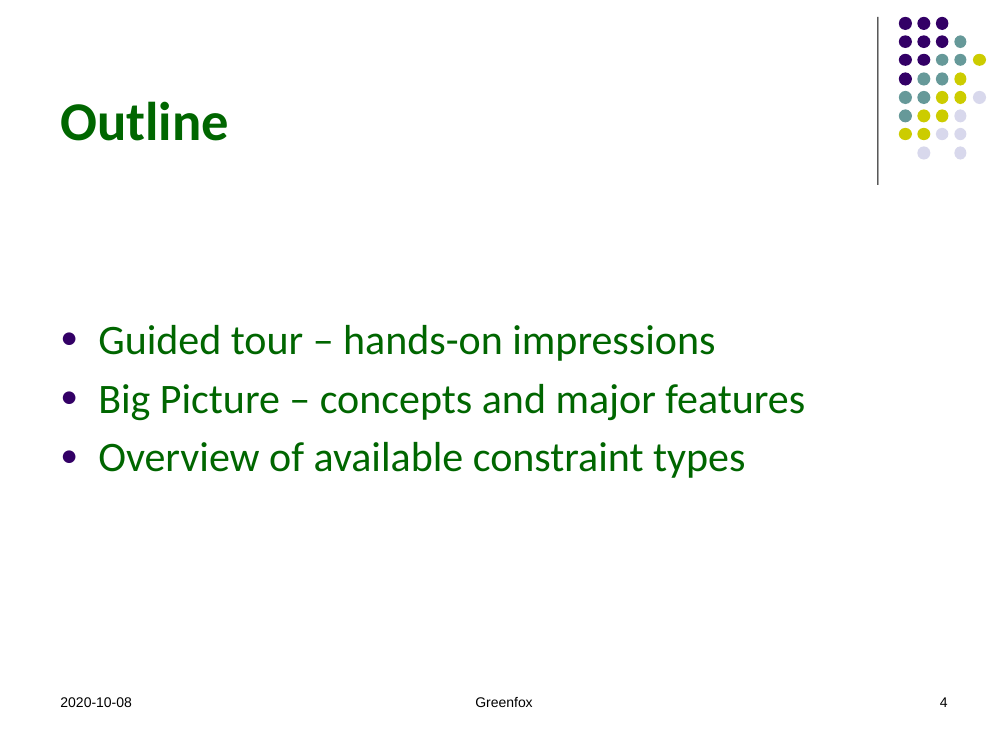
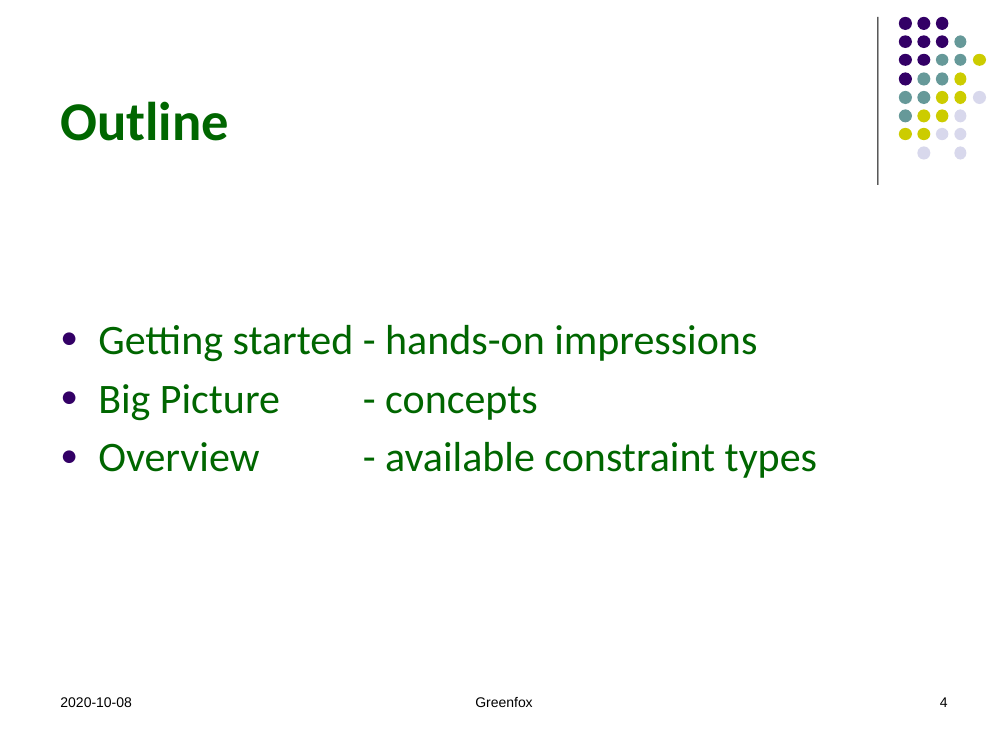
Before and after one commit to hrennau/greenfox, a slide deck: slide 4 of declarative-amsterdam-2020/an-introduction-to-greenfox/an-introduction-to-greenfox.pptx. Drawn at 1008x756 pixels with LibreOffice and Linux fonts; fonts in the diff are those of the drawing. Boxes give left, top, right and bottom in pixels: in the first picture for what was removed or moved away, otherwise in the second. Text is boxed around its words. In the diff, an @@ line names an element or a change of style, - is before the commit and + after.

```diff
--- a/declarative-amsterdam-2020/an-introduction-to-greenfox/an-introduction-to-greenfox.pptx
+++ b/declarative-amsterdam-2020/an-introduction-to-greenfox/an-introduction-to-greenfox.pptx
@@ text at bbox=[98, 325, 817, 478]: text changed @@
-● Guided tour – hands-on impressions
-● Big Picture – concepts and major features
-● Overview of available constraint types
+● Getting started - hands-on impressions
+● Big Picture - concepts
+● Overview - available constraint types
```
Also in this commit, not shown: 26 other slides changed, 1 slide added, 1 slide removed, 1 other file.
